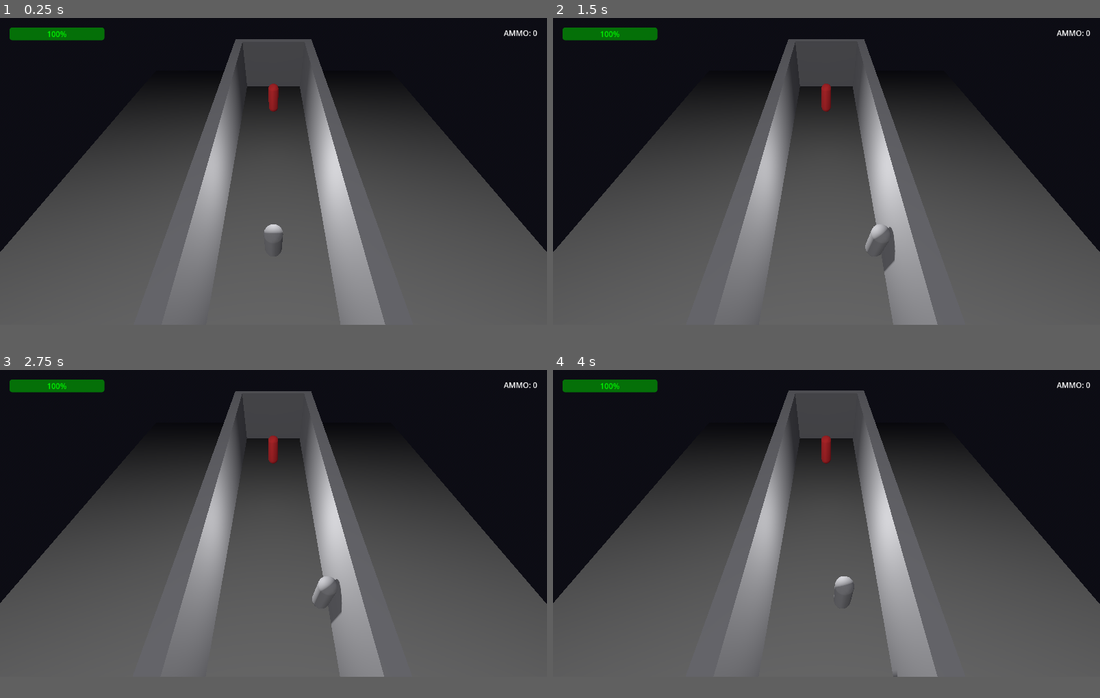
Above: before the commit, frames 1-4 (two rows, left to right).
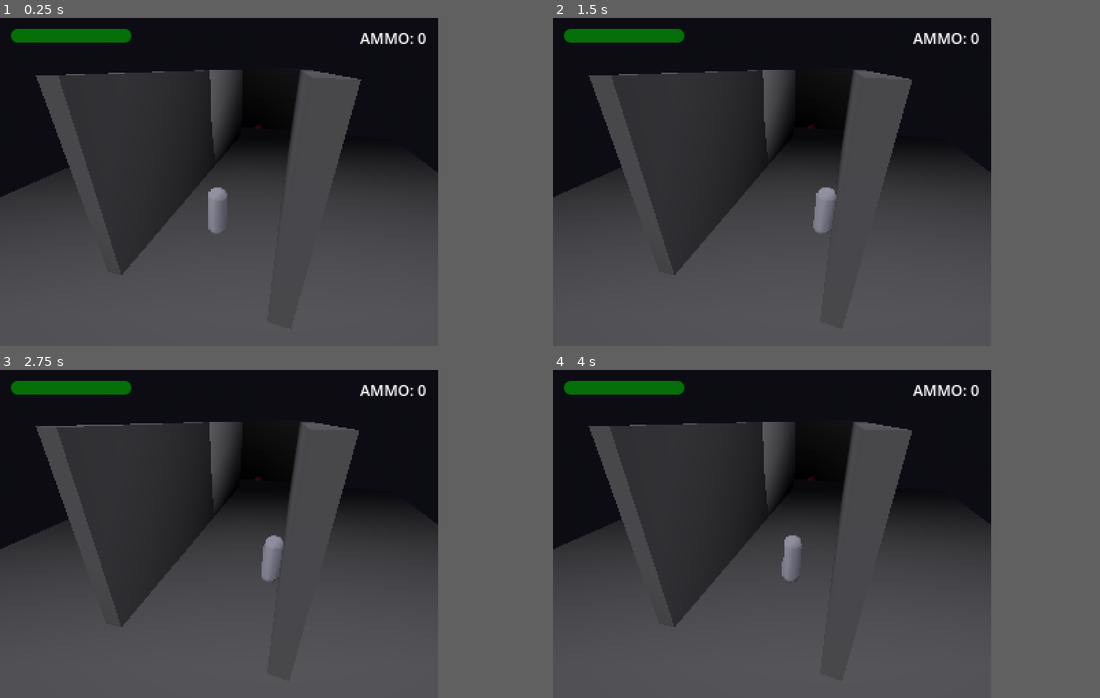
Above: after the commit, the same moments.

Repository: DanielOjeda25/residente-malote
Game: Godot game, scene res://scenes/levels/test_level.tscn
Two runs of this game, one before a commit and one after it. Both use one fixed random seed, a clock stepped at 60 frames per second and the inputs below.
Inputs (mouse positions are in pixels of both pictures, inside the frame that each line leads up to):
- Up to frame 1 (0.25 s): no input
- Up to frame 2 (1.5 s): tap Enter at 0.5 s; move the mouse to (946, 155) at 0.52 s; hold D (move_right) 0.53-1.25 s; hold Right mouse button (aim) 0.53-1.25 s; click (946, 155) at 0.67 s; drag from (717, 185) to (799, 231) at 1.27 s
- Up to frame 3 (2.75 s): move the mouse to (328, 455) at 2.02 s; hold D (move_right) from 2.03 s (still down); hold F (knife) from 2.03 s (still down)
- Up to frame 4 (4 s): release D (move_right) at 2.75 s; release F (knife) at 2.75 s; drag from (799, 583) to (662, 478) at 2.77 s; move the mouse to (990, 570) at 3.52 s; press the mouse at (990, 570) at 3.53 s; hold A (move_left) from 3.53 s (still down)
In our replay, the window is 799x449 before the commit and 640x480 after it. These sizes can differ from the game's own. Grey fills any space a smaller window leaves; there, only what the larger window draws over its background counts as a difference.

The runs differ from the first frame. In frame 1, 38% of the frame differs, in the area x 0-100%, y 2-94%; in frame 2, 38%; in frame 3, 38%; in frame 4, 38%.

Commit message:
Cierra Fase 1: look PSX completo, cámaras RE y HUD a 320x240
- Render 320x240 (stretch viewport, ventana 1280x960) -> look PS1.
- Shader PSX con luz por vértice (quitado unshaded + transform de NORMAL);
  aplicado a suelo, paredes, player y enemigo. Nuevas variantes de material
  blanco/rojo para los personajes.
- Cámaras "plaza" y "callejón" recolocadas estilo RE clásico (esquina alta,
  picado moderado ~28-30 grados, vista 3/4 diagonal, ambas mirando a -Z).
- HUD reescalado para 320x240 (barra de vida compacta, fuentes pequeñas).
- Muros del pasillo subidos a 5 m para que el límite lateral se vea.
- Docs actualizados (ROADMAP: Fase 1 cerrada; CHANGELOG; TODO -> Fase 2).

Co-Authored-By: Claude Opus 4.8 (1M context) <noreply@anthropic.com>

Diff:
--- a/project.godot
+++ b/project.godot
@@ -17,8 +17,16 @@
 
 [autoload]
 
+Globals="*res://scripts/autoload/globals.gd"
 _mcp_game_helper="*res://addons/godot_ai/runtime/game_helper.gd"
-Globals="*res://scripts/autoload/globals.gd"
+
+[display]
+
+window/size/viewport_width=320
+window/size/viewport_height=240
+window/size/window_width_override=1280
+window/size/window_height_override=960
+window/stretch/mode="viewport"
 
 [editor_plugins]
 
--- /dev/null
+++ b/resources/psx_material_enemy.tres
@@ -0,0 +1,16 @@
+[gd_resource type="ShaderMaterial" format=3]
+
+[ext_resource type="Shader" uid="uid://cesn22ks07ky4" path="res://shaders/psx_vertex_snap.gdshader" id="1_yg0v6"]
+
+[resource]
+render_priority = 0
+shader = ExtResource("1_yg0v6")
+shader_parameter/snap_intensity = 0.4
+shader_parameter/resolution = 160.0
+shader_parameter/color_depth = 16.0
+shader_parameter/affine_intensity = 0.8
+shader_parameter/albedo_color = Color(0.62, 0.13, 0.13, 1)
+shader_parameter/fog_enabled = true
+shader_parameter/fog_color = Color(0, 0, 0, 1)
+shader_parameter/fog_start = 5.0
+shader_parameter/fog_end = 18.0
--- /dev/null
+++ b/resources/psx_material_player.tres
@@ -0,0 +1,16 @@
+[gd_resource type="ShaderMaterial" format=3]
+
+[ext_resource type="Shader" uid="uid://cesn22ks07ky4" path="res://shaders/psx_vertex_snap.gdshader" id="1_yg0v6"]
+
+[resource]
+render_priority = 0
+shader = ExtResource("1_yg0v6")
+shader_parameter/snap_intensity = 0.4
+shader_parameter/resolution = 160.0
+shader_parameter/color_depth = 16.0
+shader_parameter/affine_intensity = 0.8
+shader_parameter/albedo_color = Color(0.85, 0.85, 0.88, 1)
+shader_parameter/fog_enabled = true
+shader_parameter/fog_color = Color(0, 0, 0, 1)
+shader_parameter/fog_start = 5.0
+shader_parameter/fog_end = 18.0
--- a/scenes/enemies/enemy_human.tscn
+++ b/scenes/enemies/enemy_human.tscn
@@ -1,6 +1,7 @@
 [gd_scene format=3 uid="uid://c6ss2j8msg66o"]
 
 [ext_resource type="Script" uid="uid://dxiix862u8sl4" path="res://scripts/enemies/enemy_ai.gd" id="1_uyva8"]
+[ext_resource type="Material" path="res://resources/psx_material_enemy.tres" id="2_k065o"]
 
 [sub_resource type="CapsuleShape3D" id="CapsuleShape3D_k065o"]
 radius = 0.3
@@ -28,6 +29,7 @@
 shape = SubResource("CapsuleShape3D_k065o")
 
 [node name="MeshInstance3D" type="MeshInstance3D" parent="." unique_id=372960017]
+material_override = ExtResource("2_k065o")
 mesh = SubResource("CapsuleMesh_nfels")
 surface_material_override/0 = SubResource("StandardMaterial3D_px283")
 
--- a/scenes/levels/test_level.tscn
+++ b/scenes/levels/test_level.tscn
@@ -74,33 +74,36 @@
 mesh = SubResource("BoxMesh_jbqir")
 
 [node name="WallLeft" type="StaticBody3D" parent="." unique_id=476442683]
-transform = Transform3D(1, 0, 0, 0, 1, 0, 0, 0, 1, -2.25, 1.5, 0)
+transform = Transform3D(1, 0, 0, 0, 1.6667, 0, 0, 0, 1, -2.25, 2.5, 0)
 collision_layer = 2
 
 [node name="CollisionShape3D" type="CollisionShape3D" parent="WallLeft" unique_id=876483792]
 shape = SubResource("BoxShape3D_yautc")
 
 [node name="MeshInstance3D" type="MeshInstance3D" parent="WallLeft" unique_id=1765566739]
+material_override = ExtResource("1_6xh4u")
 mesh = SubResource("BoxMesh_fr1um")
 
 [node name="WallRight" type="StaticBody3D" parent="." unique_id=827733033]
-transform = Transform3D(1, 0, 0, 0, 1, 0, 0, 0, 1, 2.25, 1.5, 0)
+transform = Transform3D(1, 0, 0, 0, 1.6667, 0, 0, 0, 1, 2.25, 2.5, 0)
 collision_layer = 2
 
 [node name="CollisionShape3D" type="CollisionShape3D" parent="WallRight" unique_id=61263315]
 shape = SubResource("BoxShape3D_v45ci")
 
 [node name="MeshInstance3D" type="MeshInstance3D" parent="WallRight" unique_id=1333929374]
+material_override = ExtResource("1_6xh4u")
 mesh = SubResource("BoxMesh_48ne7")
 
 [node name="WallBack" type="StaticBody3D" parent="." unique_id=1052652704]
-transform = Transform3D(1, 0, 0, 0, 1, 0, 0, 0, 1, 0, 1.5, -7.5)
+transform = Transform3D(1, 0, 0, 0, 1.6667, 0, 0, 0, 1, 0, 2.5, -7.5)
 collision_layer = 2
 
 [node name="CollisionShape3D" type="CollisionShape3D" parent="WallBack" unique_id=356398606]
 shape = SubResource("BoxShape3D_6xh4u")
 
 [node name="MeshInstance3D" type="MeshInstance3D" parent="WallBack" unique_id=111778653]
+material_override = ExtResource("1_6xh4u")
 mesh = SubResource("BoxMesh_cyt5c")
 
 [node name="NavigationRegion3D" type="NavigationRegion3D" parent="." unique_id=457456139]
@@ -132,23 +135,25 @@
 transform = Transform3D(1, 0, 0, 0, 1, 0, 0, 0, 1, 0, 1.5, 3.5)
 collision_layer = 0
 script = ExtResource("4_48ne7")
+zone_name = "plaza"
 
 [node name="CollisionShape3D" type="CollisionShape3D" parent="CameraSystem/CameraZone_01" unique_id=1027550395]
 shape = SubResource("BoxShape3D_cyt5c")
 
 [node name="Camera3D" type="Camera3D" parent="CameraSystem/CameraZone_01" unique_id=1147012074]
-transform = Transform3D(1, 0, 0, 0, 0.64278764, 0.76604444, 0, -0.76604444, 0.64278764, 0, 6, 4)
+transform = Transform3D(0.9523335, -0.14356849, 0.26916325, 0, 0.88233274, 0.4706259, -0.3050586, -0.4481928, 0.8402752, 1.8, 3.6, 7)
 current = true
 
 [node name="CameraZone_02" type="Area3D" parent="CameraSystem" unique_id=100129147]
 transform = Transform3D(1, 0, 0, 0, 1, 0, 0, 0, 1, 0, 1.5, -3.5)
 collision_layer = 0
 script = ExtResource("4_48ne7")
+zone_name = "callejon"
 
 [node name="CollisionShape3D" type="CollisionShape3D" parent="CameraSystem/CameraZone_02" unique_id=966781011]
 shape = SubResource("BoxShape3D_7x1jh")
 
 [node name="Camera3D" type="Camera3D" parent="CameraSystem/CameraZone_02" unique_id=1937131586]
-transform = Transform3D(-4.371139e-08, 0.25881904, -0.9659258, 0, 0.9659258, 0.25881904, 1, 1.131334e-08, -4.222196e-08, 5, 2.5, -3)
+transform = Transform3D(0.9523337, 0.15157758, -0.26473576, 0, 0.8678193, 0.49688017, 0.30505866, -0.47319567, 0.82645345, -1.8, 3.8, 1)
 
 [node name="HUD" parent="." unique_id=958863680 instance=ExtResource("6_cyt5c")]
--- a/scenes/player/player.tscn
+++ b/scenes/player/player.tscn
@@ -2,6 +2,7 @@
 
 [ext_resource type="Script" uid="uid://dgndf22e5pv3e" path="res://scripts/player/player_controller.gd" id="1_dovo2"]
 [ext_resource type="Script" uid="uid://7tttieh1fndv" path="res://scripts/inventory/inventory_manager.gd" id="2_gmlin"]
+[ext_resource type="Material" path="res://resources/psx_material_player.tres" id="2_lvxji"]
 
 [sub_resource type="CapsuleShape3D" id="CapsuleShape3D_lvxji"]
 radius = 0.3
@@ -23,6 +24,7 @@
 shape = SubResource("CapsuleShape3D_lvxji")
 
 [node name="MeshInstance3D" type="MeshInstance3D" parent="." unique_id=1557245227]
+material_override = ExtResource("2_lvxji")
 mesh = SubResource("CapsuleMesh_p47bc")
 
 [node name="InteractionRay" type="RayCast3D" parent="." unique_id=1202150463]
--- a/scenes/ui/hud.tscn
+++ b/scenes/ui/hud.tscn
@@ -15,23 +15,25 @@
 
 [node name="HealthBar" type="ProgressBar" parent="Control"]
 layout_mode = 1
-offset_left = 20.0
-offset_top = 20.0
-offset_right = 220.0
-offset_bottom = 44.0
+offset_left = 8.0
+offset_top = 8.0
+offset_right = 96.0
+offset_bottom = 18.0
 max_value = 100.0
 value = 100.0
+show_percentage = false
 
 [node name="AmmoLabel" type="Label" parent="Control"]
 layout_mode = 1
 anchors_preset = 1
 anchor_left = 1.0
 anchor_right = 1.0
-offset_left = -180.0
-offset_top = 20.0
-offset_right = -20.0
-offset_bottom = 43.0
+offset_left = -96.0
+offset_top = 7.0
+offset_right = -8.0
+offset_bottom = 21.0
 grow_horizontal = 0
+theme_override_font_sizes/font_size = 11
 text = "AMMO: 0"
 horizontal_alignment = 2
 
@@ -42,31 +44,33 @@
 anchor_top = 1.0
 anchor_right = 0.5
 anchor_bottom = 1.0
-offset_left = -150.0
-offset_top = -80.0
-offset_right = 150.0
-offset_bottom = -57.0
+offset_left = -130.0
+offset_top = -28.0
+offset_right = 130.0
+offset_bottom = -14.0
 grow_horizontal = 2
 grow_vertical = 0
+theme_override_font_sizes/font_size = 11
 text = "[E] Interactuar"
 horizontal_alignment = 1
 
 [node name="MessageBox" type="PanelContainer" parent="Control"]
 layout_mode = 1
-anchors_preset = 8
+anchors_preset = 7
 anchor_left = 0.5
-anchor_top = 0.5
+anchor_top = 1.0
 anchor_right = 0.5
-anchor_bottom = 0.5
-offset_left = -250.0
-offset_top = -60.0
-offset_right = 250.0
-offset_bottom = 60.0
+anchor_bottom = 1.0
+offset_left = -140.0
+offset_top = -66.0
+offset_right = 140.0
+offset_bottom = -34.0
 grow_horizontal = 2
-grow_vertical = 2
+grow_vertical = 0
 
 [node name="MessageLabel" type="Label" parent="Control/MessageBox"]
 layout_mode = 2
+theme_override_font_sizes/font_size = 10
 text = "Mensaje"
 horizontal_alignment = 1
 vertical_alignment = 1
--- a/shaders/psx_vertex_snap.gdshader
+++ b/shaders/psx_vertex_snap.gdshader
@@ -3,7 +3,8 @@
 // Aplicar como material en un ShaderMaterial a todos los MeshInstance3D del nivel
 
 shader_type spatial;
-render_mode unshaded, vertex_lighting, skip_vertex_transform;
+// vertex_lighting: iluminación por vértice estilo PS1 (no unshaded → el nivel ya no se ve plano).
+render_mode vertex_lighting, skip_vertex_transform;
 
 // Controles
 uniform float snap_intensity : hint_range(0.0, 1.0, 0.01) = 0.5;
@@ -26,6 +27,10 @@
 	// Transform al view space
 	vec4 view_pos = MODELVIEW_MATRIX * vec4(VERTEX, 1.0);
 	vertex_view_pos = view_pos.xyz;
+
+	// Con skip_vertex_transform debemos pasar la NORMAL a view space nosotros
+	// (necesario para que vertex_lighting ilumine bien las superficies).
+	NORMAL = normalize((MODELVIEW_MATRIX * vec4(NORMAL, 0.0)).xyz);
 
 	// Proyección
 	vec4 clip_pos = PROJECTION_MATRIX * view_pos;
Not shown, changed: TODO.md
Not shown, changed: docs/CHANGELOG.md
Not shown, changed: docs/ROADMAP.md
